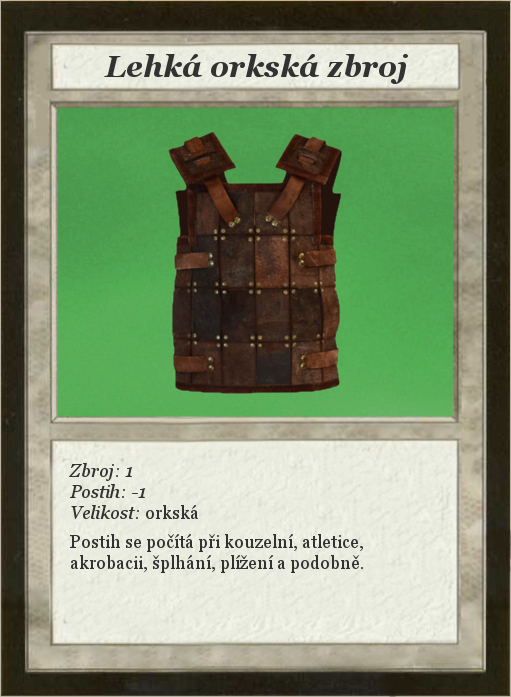
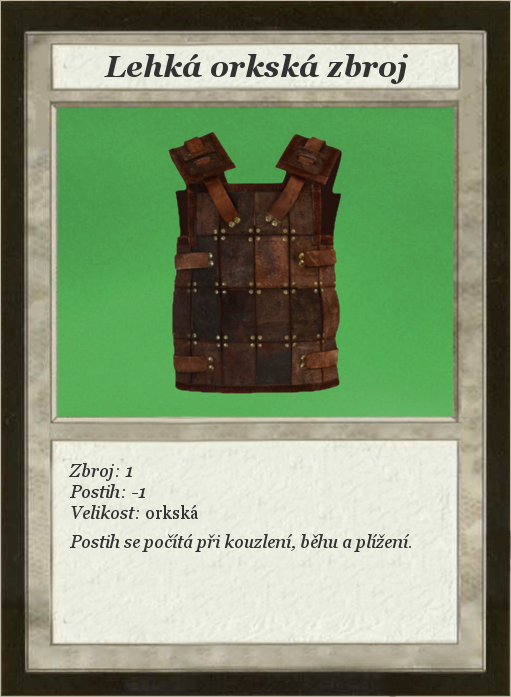
Revision of a layered 511x697 image; what changed, layer by layer:
painted on "Zbroj: 1 ..." over [70, 534, 411, 573]
